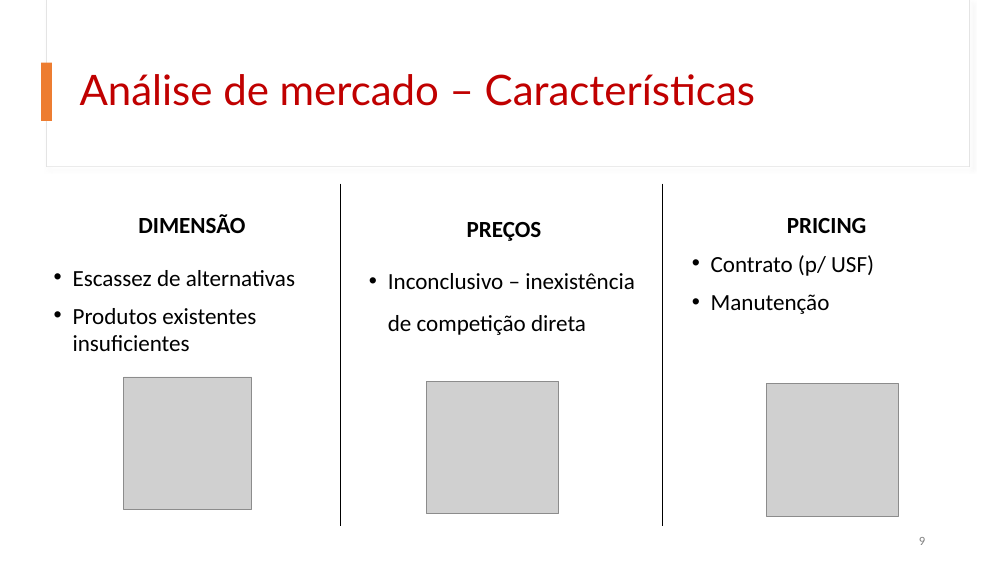
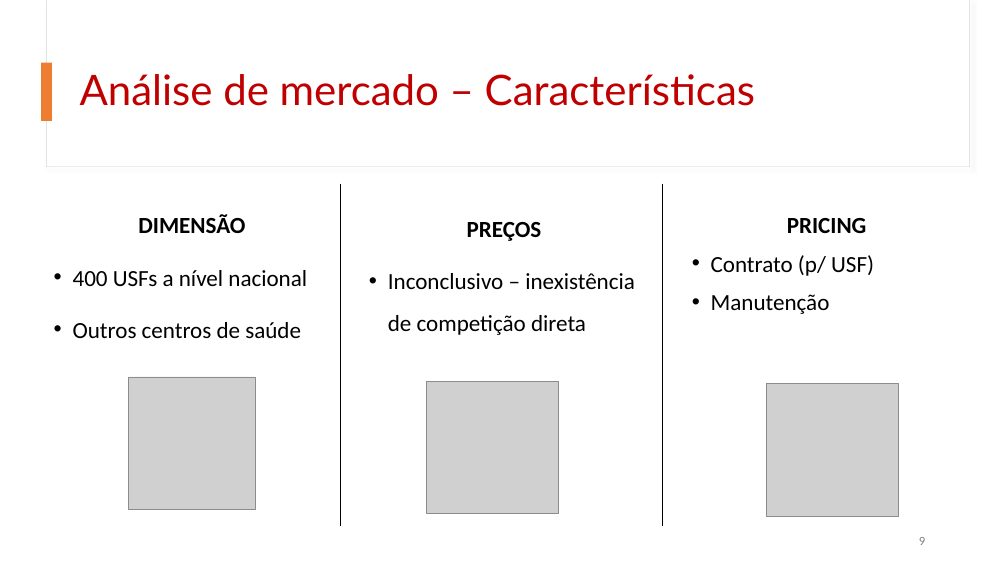
Before and after one commit to fliper6/USF-Portal_Utente, a slide deck: slide 9 of _apresentações/analise_mercado.pptx. Drawn at 1008x567 pixels with LibreOffice and Linux fonts; fonts in the diff are those of the drawing; grey boxes stand for pictures. Boxes give left, top, right and bottom in pixels: in the first picture for what was removed or moved away, otherwise in the second. Text is boxed around its words. In the diff, an @@ line names an element or a change of style, - is before the commit and + after.

Commit message:
add categoria operacional, com verficação + promenores + ppt analise mercado atualizado

```diff
--- a/_apresentações/analise_mercado.pptx
+++ b/_apresentações/analise_mercado.pptx
@@ text at [73,270,307,338]: text changed @@
-• Escassez de alternativas
-• Produtos existentes insuficientes
+• 400 USFs a nível nacional
+• Outros centros de saúde
@@ picture: place and size @@
-picture at [124,377,252,510]
+picture at [128,377,256,510]
```
Also in this commit, not shown: 2 other slides changed, 4 other files.
